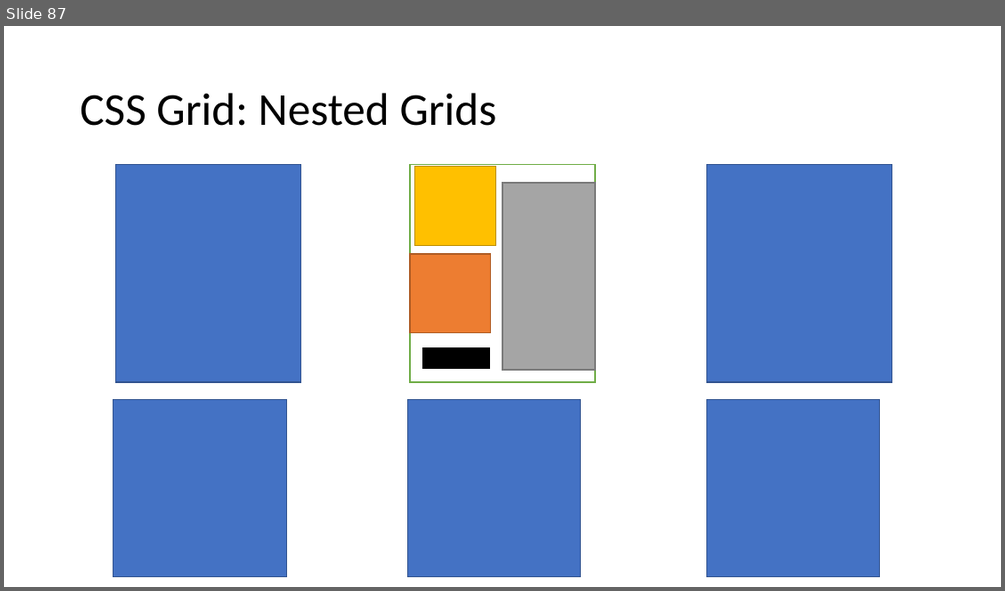
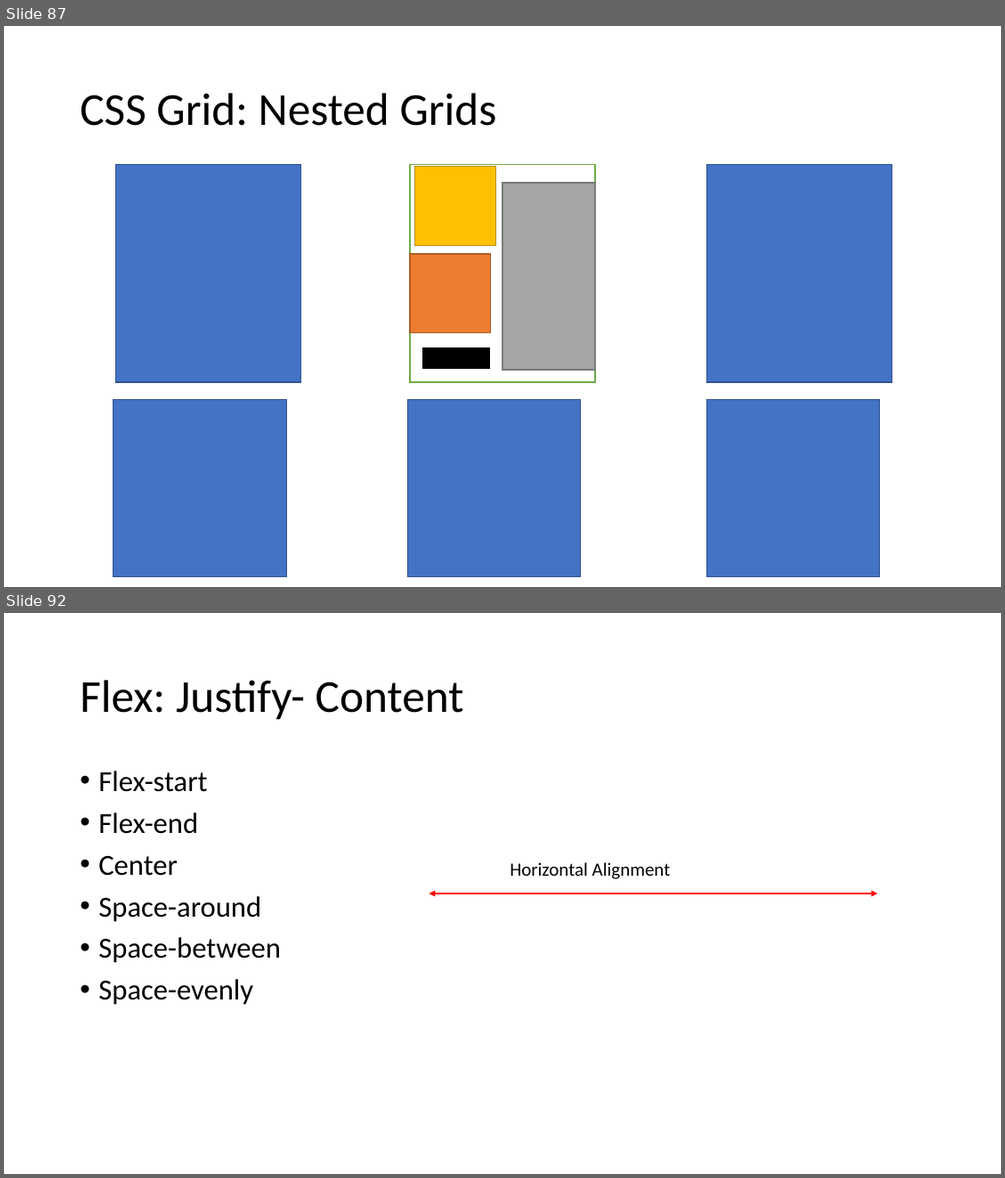
Before and after one commit to PiyushChaturvedii/Batch04, a slide deck: CSS.pptx. Shown one above the other, each under a label of ours: slide 87 before the commit, slides 87 and 92 after it; the slides between them are not shown. The pictures are 1005x591 and 1005x1178 pixels, drawn with LibreOffice and Linux fonts; fonts in the diff are those of the drawing. Boxes give left, top, right and bottom in pixels: in the first picture for what was removed or moved away, otherwise in the second. Text is boxed around its words. In the diff, an @@ line names an element or a change of style, - is before the commit and + after.

```diff
--- a/CSS.pptx
+++ b/CSS.pptx
@@ slide 92 added at bbox=[4, 613, 1001, 1174], background #FFFFFF @@
@@ title added at bbox=[80, 680, 464, 720], 44 pt, text #000000 @@
+Flex: Justify- Content
@@ text added at bbox=[98, 771, 281, 1005], 28 pt, text #000000 @@
+• Flex-start
+• Flex-end
+• Center
+• Space-around
+• Space-between
+• Space-evenly
@@ text added at bbox=[510, 862, 671, 879], 18 pt, text #000000 @@
+Horizontal Alignment
@@ double arrow added from (429, 893) to (877, 893), #FF0000 1.5 pt @@
```
Also in this commit, not shown: 8 other slides added, 6 other files.
